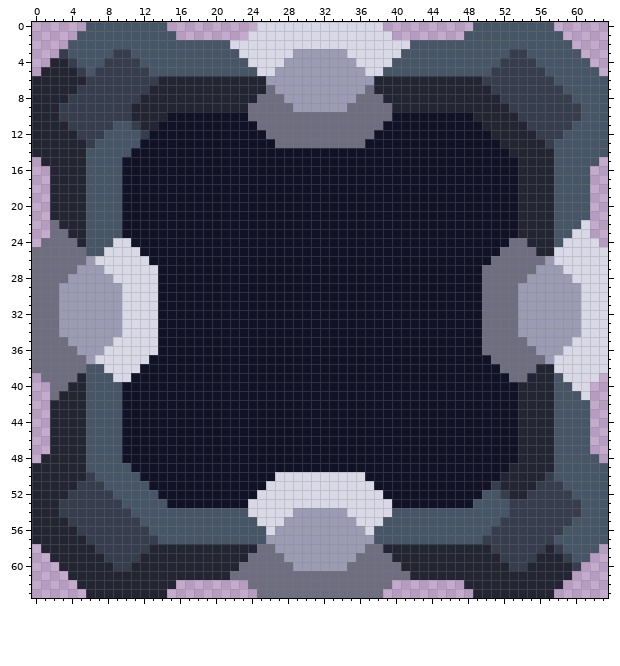
Pixel-art sprite, stored at sprites/blocks/drills/ALUMINUM DRILL/biotic-zlo-production-aluminum-drill.png. The picture above was drawn from the file before the commit.
The file is 64x64 pixels.
The same view after the edit:
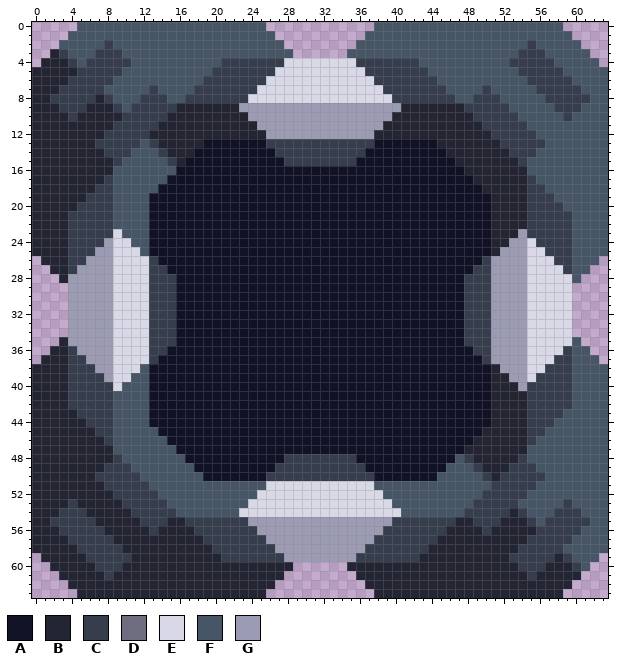
Palette (. is transparent): A #111226  B #242533  C #363d4d  D #6e6e80  E #d8d8e6  F #475666  G #9b9bb3
Diff:
Changed rows in their new state; - is an unchanged pixel.
first column x 0:
 0 -----F---------FFFFFFFFFFF............FFFFFFFFFFF---------F-----
 1 ----F-----------FFFFFFFFFFF..........FFFFFFFFFFF-----------F----
 2 ---F----C-------------FFFFFF........FFFFFF-------------C----F---
 3 --B----CC-F------------FFFFFF......FFFFFF------------F-CC----F--
 4 -B----CC---F---------CCCCCCCEEEEEEEECCCCCCC---------F---CC----F-
 5 B-----C---FFF-------CCCCCCCEEEEEEEEEECCCCCCC-------FFF---CC----F
 6 ----CC---FFFFFFFFFFCCCCCCCEEEEEEEEEEEECCCCCCCFFFFFFFFFF---CC----
 7 ---CC---FFFFFCFFFFCCCCCCCEEEEEEEEEEEEEECCCCCCCFFFFCFFFFF---CC---
 8 --CC---B-FFFCCCFFCCCCCCCEEEEEEEEEEEEEEEECCCCCCCFFCCCFFFFF---CC--
 9 ------BBB-FCCCCC-------GGGGGG------GGGGGG-------CCCCCFFFFF------
10 ---B-BBBBB-CCCCBBBBBBBBBGGGGGGGGGGGGGGGGBBBBBBBBBCCCCCFFFFF-F---
11 ----BBBBBCC-CCBBBBBBBBBBBGGGGGGGGGGGGGGBBBBBBBBBBBCCCCCFFFFF----
12 -----BBBCCCC-BBBBBBBBBBBBBGGGGGGGGGGGGBBBBBBBBBBBBBCCCCCFFF-----
13 ------BCCCCCFCBBBBB-------CCCCCCCCCCCC-------BBBBBBBCCCCCF------
14 ------BBCCCFFFCBBB---------CCCCCCCCCC---------BBBBBBBCCCFF------
15 B-----BBBCFFFFFCB-----------CCCCCCCC-----------BBBBBBBCFFF-----F
16 BB----BBB-FFFFFF--------------------------------BBBBBB-FFF----FF
17 BB----BBC-FFFFF----------------------------------BBBBB-CFF----FF
18 BB----BCC-FFFF------------------------------------BBBB-CCF----FF
19 BB----CCC-FFF--------------------------------------BBB-CCC----FF
20 BB---CCCC-FFF--------------------------------------BBB-CCCC---FF
21 BB--CCCCC-FFF--------------------------------------BBB-CCCCC--FF
22 BBB-CCCCC-FFF--------------------------------------BBB-CCCCC-FFF
23 BBBBCCCCCEFFF--------------------------------------BBBGCCCCCFFFF
24 BBBBCCCCG--FF--------------------------------------BBGGECCCCFFFF
25 BBBBCCCGG---F--------------------------------------BGGGEECCCFFFF
26 .BBBCC-GG----C------------------------------------CGGGGEEECCFFF.
27 ..BBC---G----CC----------------------------------CCGGGGEEEECFF..
28 ...B---------CCC--------------------------------CCCGGGGEEEEEF...
29 ....-----E---CCC--------------------------------CCCGGG-EEEEE....
30 ....-----E---CCC--------------------------------CCCGGG-EEEEE....
31 ....-----E---CCC--------------------------------CCCGGG-EEEEE....
32 ....-----E---CCC--------------------------------CCCGGG-EEEEE....
33 ....-----E---CCC--------------------------------CCCGGG-EEEEE....
34 ....-----E---CCC--------------------------------CCCGGG-EEEEE....
35 ...B---------CCC--------------------------------CCCGGGGEEEEEF...
36 ..BBC---G----CC----------------------------------CCGGGGEEEECFF..
37 .BBBCC-GG----C------------------------------------CGGGGEEECCFFF.
38 BBBBCCCGG---F--------------------------------------BGGGEECCCFFFF
39 BBBBCCCCG--FF--------------------------------------BBGGECCCCFFFF
40 BBBBCCCCCEFFF--------------------------------------BBBGCCCCCFFFF
41 BBB-CCCCC-FFF--------------------------------------BBB-CCCCC-FFF
42 BB--CCCCC-FFF--------------------------------------BBB-CCCCC--FF
43 BB---CCCC-FFF--------------------------------------BBB-CCCC---FF
44 BB----CCC-FFF--------------------------------------BBB-CCC----FF
45 BB----BCC-FFFF------------------------------------BBBB-CCF----FF
46 BB----BBC-FFFFF----------------------------------BBBBB-CFF----FF
47 BB----BBB-FFFFFF--------------------------------BBBBBB-FFF----FF
48 B-----BBBCFFFFFFF-----------CCCCCCCC-----------FCBBBBBCFFF-----F
49 ------BBCCCFFFFFFF---------CCCCCCCCCC---------FFFCBBBCCCFF------
50 ------BCCCCCFFFFFFF-------CCCCCCCCCCCC-------FFFFFCBCCCCCF------
51 -----BBBCCCCCFFFFFFFFFFFFF------------FFFFFFFFFFFFF-CCCCFFF-----
52 ----BBBBBCCCCCFFFFFFFFFFF--------------FFFFFFFFFFFCC-CCFFFFF----
53 ---B-BBBBBCCCCCFFFFFFFFF----------------FFFFFFFFFCCCC-FFFFF-F---
54 ------BBBBBCCCCC-------E-----EEEEEE-----E-------CCCCCB-FFF------
55 --CC---BBBBBCCCBBCCCCCCCGGGG--------GGGGCCCCCCCBBCCCBBB-F---CC--
56 ---CC---BBBBBCBBBBCCCCCCCGG----------GGCCCCCCCBBBBCBBBBB---CC---
57 ----CC---BBBBBBBBBBCCCCCCC------------CCCCCCCBBBBBBBBBB---CC----
58 B----CC---BBB-------CCCCCCC----------CCCCCCC-------BBB---C-----F
59 -B----CC---B---------CCCCCCC--------CCCCCCC---------B---CC----F-
60 --B----CC-B------------BBBBBB......BBBBBB------------B-CC----F--
61 ---B----C-------------BBBBBB........BBBBBB-------------C----B---
62 ----B-----------BBBBBBBBBBB..........BBBBBBBBBBB-----------B----
63 -----B---------BBBBBBBBBBB............BBBBBBBBBBB---------B-----
Changed places in both pictures, as pixel boxes (x1, y1, x2, y2):
changed: (32, 22, 608, 598)
